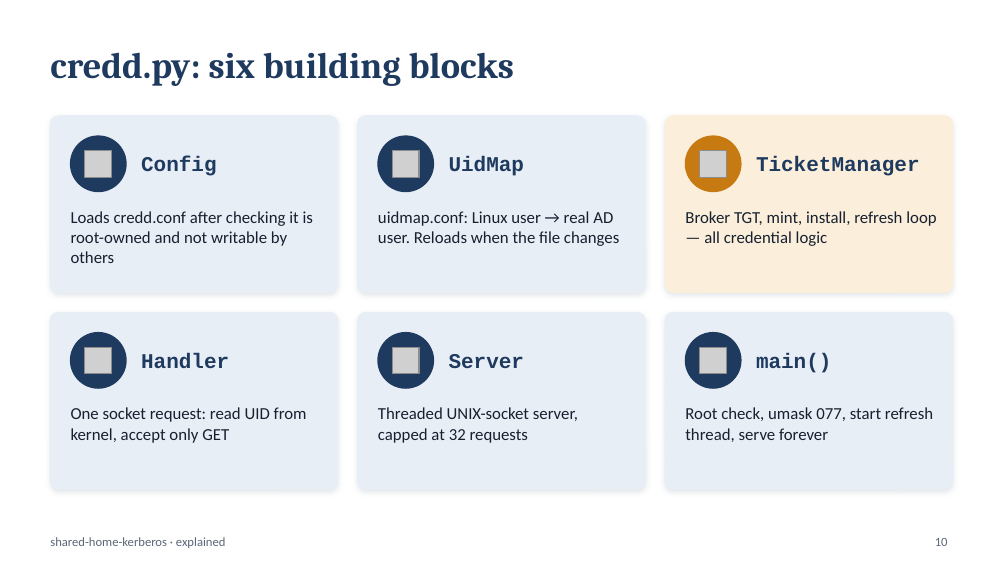
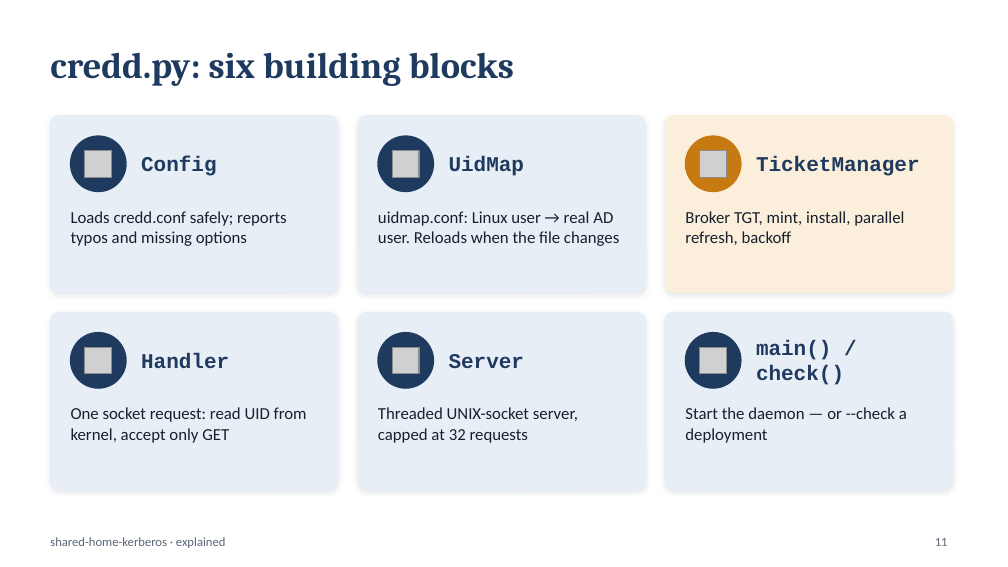
Before and after one commit to vijayrattehalli-cloud/shared-home-kerberos, a slide deck: slide 11 of docs/shared-home-kerberos-slides.pptx (slide 10 before the commit). Drawn at 1008x567 pixels with LibreOffice and Linux fonts; fonts in the diff are those of the drawing; grey boxes stand for pictures. Boxes give left, top, right and bottom in pixels: in the first picture for what was removed or moved away, otherwise in the second. Text is boxed around its words. In the diff, an @@ line names an element or a change of style, - is before the commit and + after.

```diff
--- a/docs/shared-home-kerberos-slides.pptx
+++ b/docs/shared-home-kerberos-slides.pptx
@@ text at [71, 211, 287, 246]: text changed @@
-Loads credd.conf after checking it is root-owned and not writable by others
+Loads credd.conf safely; reports typos and missing options
@@ text at [685, 211, 904, 245]: text changed @@
-Broker TGT, mint, install, refresh loop — all credential logic
+Broker TGT, mint, install, parallel refresh, backoff
@@ text at [756, 340, 844, 385]: text changed @@
-main()
+main() / check()
@@ text at [685, 407, 907, 443]: text changed @@
-Root check, umask 077, start refresh thread, serve forever
+Start the daemon — or --check a deployment
@@ page number at [935, 538, 948, 546]: text changed @@
-10
+11
```
Also in this commit, not shown: 11 other slides changed, 3 slides added, 1 slide removed, 1 other file.
